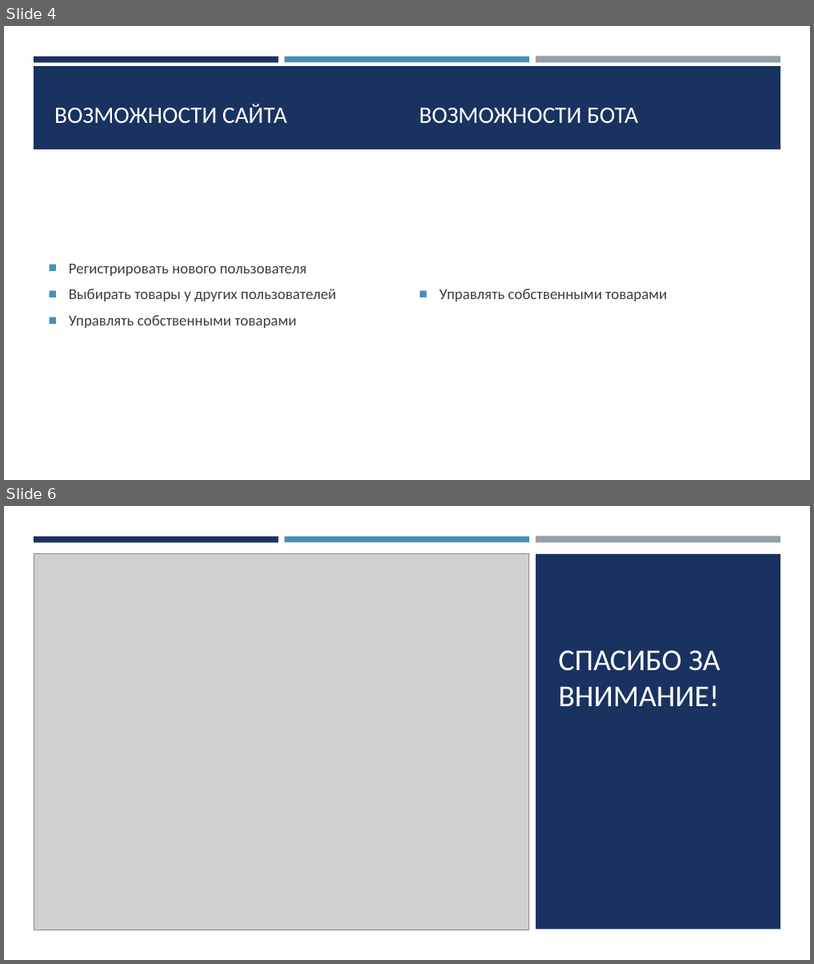
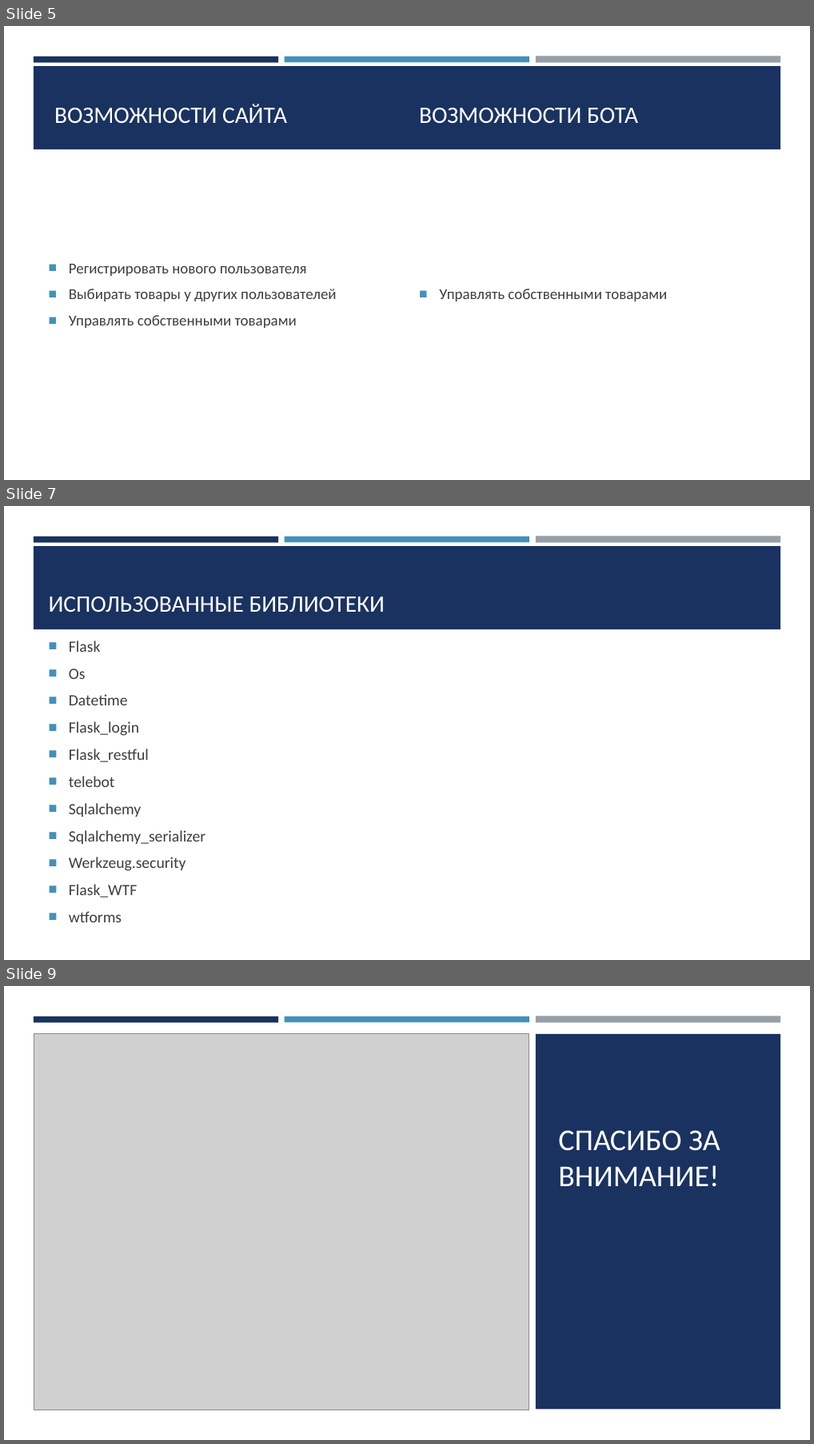
Before and after one commit to k0t404/website, a slide deck: Сборщик товаров.pptx. Shown one above the other, each under a label of ours: slides 4 and 6 before the commit, slides 5, 7 and 9 after it; the slides between them are not shown. The pictures are 814x964 and 814x1444 pixels, drawn with LibreOffice and Linux fonts; fonts in the diff are those of the drawing; grey boxes stand for pictures. Boxes give left, top, right and bottom in pixels: in the first picture for what was removed or moved away, otherwise in the second. Text is boxed around its words. In the diff, an @@ line names an element or a change of style, - is before the commit and + after.

```diff
--- a/Сборщик товаров.pptx
+++ b/Сборщик товаров.pptx
@@ slide 7 added at <box>4,506,810,960</box>, background #FFFFFF; not listed: 4 template elements that a slide beside it also shows @@
@@ title added at <box>49,596,385,612</box>, 28 pt, text #FFFFFF @@
+ИСПОЛЬЗОВАННЫЕ БИБЛИОТЕКИ
@@ text added at <box>69,668,206,922</box>, 18.7 pt, text #3D3D3D @@
+■ Flask
+■ Os
+■ Datetime
+■ Flask_login
+■ Flask_restful
+■ telebot
+■ Sqlalchemy
+■ Sqlalchemy_serializer
+■ Werkzeug.security
+■ Flask_WTF
+■ wtforms
@@ what was slide 4 is now slide 5 @@
@@ what was slide 6 is now slide 9 @@
```
Also in this commit, not shown: 1 slide changed, 2 other slides added, 4 other files.
